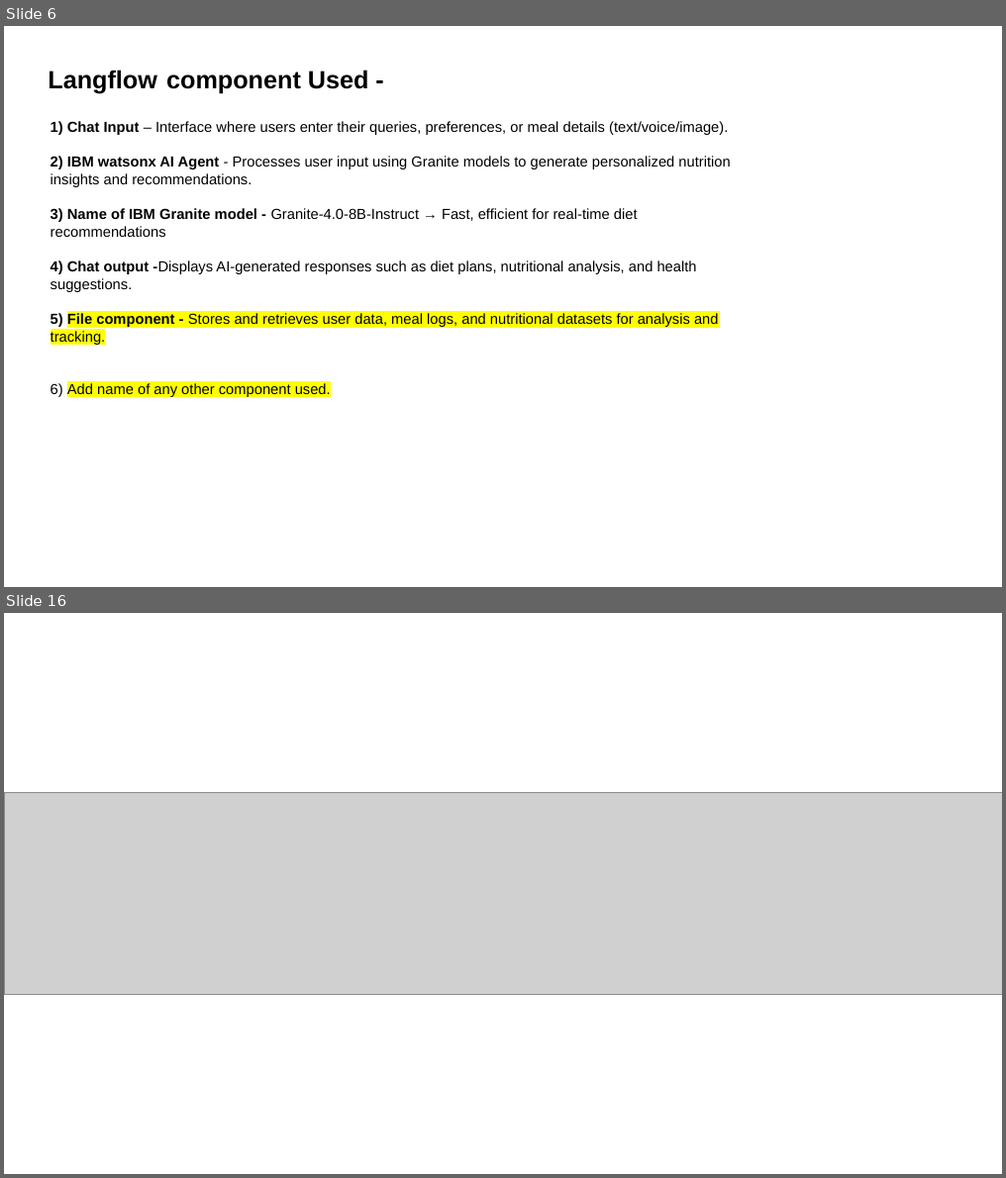
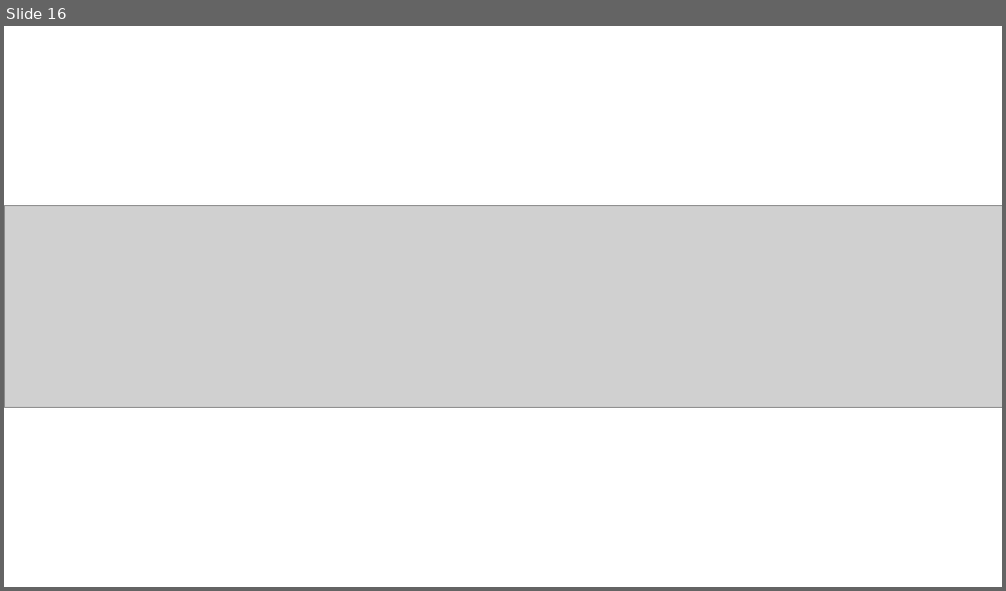
Before and after one commit to swarna-builds/AgriSense-AI-IBM-Granite, a slide deck: your projectpresntation.pptx. Shown one above the other, each under a label of ours: slides 6 and 16 before the commit, slide 16 after it; the slides between them are not shown. The pictures are 1006x1178 and 1006x591 pixels, drawn with LibreOffice and Linux fonts; fonts in the diff are those of the drawing; grey boxes stand for pictures. Boxes give left, top, right and bottom in pixels: in the first picture for what was removed or moved away, otherwise in the second. Text is boxed around its words. In the diff, an @@ line names an element or a change of style, - is before the commit and + after.

Commit message:
Align slides with IBM template headings and Langflow components

```diff
--- a/your projectpresntation.pptx
+++ b/your projectpresntation.pptx
@@ slide 6 removed at box(4, 26, 1002, 587), background #FFFFFF @@
@@ text removed at box(48, 70, 369, 94) @@
-Langflow component Used -
@@ text removed at box(51, 121, 730, 397) @@
-1) Chat Input – Interface where users enter their queries, preferences, or meal details (text/voice/image).
-2) IBM watsonx AI Agent - Processes user input using Granite models to generate personalized nutrition insights and recommendations.
-3) Name of IBM Granite model - Granite-4.0-8B-Instruct → Fast, efficient for real-time diet recommendations
-4) Chat output -Displays AI-generated responses such as diet plans, nutritional analysis, and health suggestions.
-5) File component - Stores and retrieves user data, meal logs, and nutritional datasets for analysis and tracking.
-6) Add name of any other component used.
```
Also in this commit, not shown: 3 slides changed, 12 slides added, 11 other slides removed, 1 other file.
